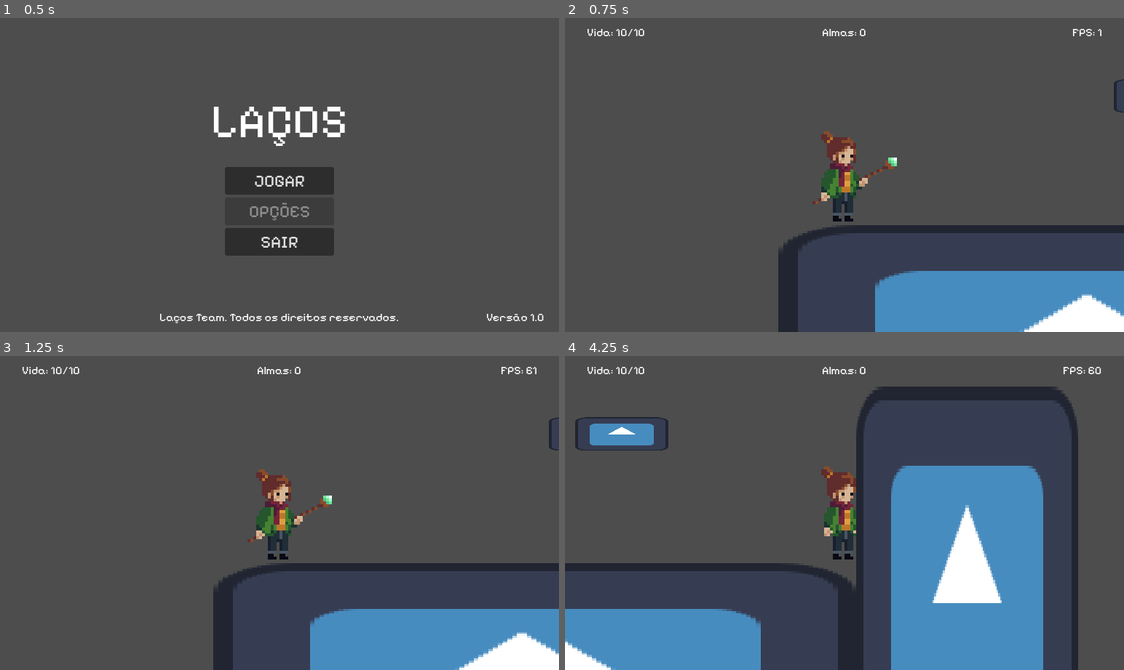
Above: before the commit, frames 1-4 (two rows, left to right).
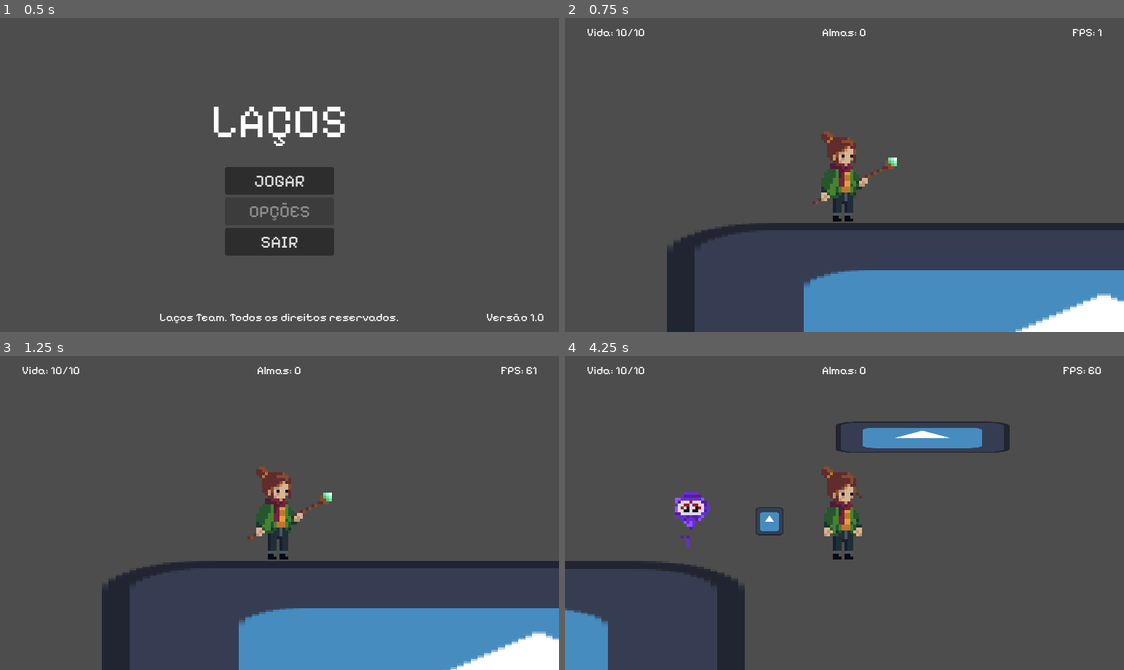
Above: after the commit, the same moments.

Repository: Vinnie-Jung/Lacos
Game: Godot game, scene res://scenes/menu/main_menu.tscn
Same seed, same stepped clock (60 frames per second), same inputs: the game is played once before the commit and once after it. The engine's default icon, where the game draws it, is replaced by a stand-in: a white triangle on a blue panel in a dark square.
Inputs (mouse positions are in pixels of both pictures, inside the frame that each line leads up to):
- Up to frame 1 (0.5 s): no input
- Up to frame 2 (0.75 s): click "JOGAR" at 0.5 s
- Up to frame 3 (1.25 s): no input
- Up to frame 4 (4.25 s): tap Enter at 1.25 s; move the mouse to (967, 497) at 1.27 s; hold Shift (dash, bound only after the commit) 1.28-2.03 s; hold D (move_right) 1.28-2.78 s; click (967, 497) at 1.42 s; tap W (jump) at 1.52, 1.82, 2.27, 2.57, 3.05, 3.6, 3.77, 4.07 s; tap F (dash, bound only before the commit) at 1.55, 2.1 s; move the mouse to (732, 528) at 2.02 s; tap E (invisibility, bound only after the commit) at 2.3 s; move the mouse to (900, 443) at 2.77 s; hold A (move_left) 2.78-3.53 s; hold E (invisibility, bound only after the commit) 2.78-3.53 s; move the mouse to (816, 575) at 3.52 s; hold D (move_right) from 3.53 s (still down); click (816, 575) at 3.67 s; tap Shift (dash, bound only after the commit) at 3.8 s

Frame 1 is identical in both runs. In frame 2, 7.3% of the frame differs, in the area x 18-100%, y 19-100%; in frame 3, 8.1%; in frame 4, 33%, in the area x 0-92%, y 9-100%.

Commit message:
Second enemy working

Diff:
--- a/config/config.gd
+++ b/config/config.gd
@@ -25,7 +25,10 @@
 	config.set_value("keybinding", "melee_attack", "mouse_1")
 	config.set_value("keybinding", "ranged_attack", "mouse_2")
 	config.set_value("keybinding", "skill", "Q")
-	config.set_value("keybinding", "dash", "F")
+	config.set_value("keybinding", "dash", "SHIFT")
+	config.set_value("keybinding", "invisibility", "E")
+
+	#Input.is_key_pressed(KEY)
 
 	# --- Video ---
 	config.set_value("video", "fullscreen", false)
--- a/scenes/chars/chars_src/daughter.gd
+++ b/scenes/chars/chars_src/daughter.gd
@@ -1,9 +1,18 @@
 extends CharacterBody2D
 
+@export var is_inv: bool = false
+
 @onready var timer: Timer = $TakeDamageTimer
-@onready var super_jump_timer: Timer = $SuperPulo
+@onready var super_jump_timer: Timer = $SuperJump
 @onready var animation = $Texture
 @onready var collision_box = $Collision
+@onready var invisibility_cooldown = $InvisibilityCooldown
+@onready var invisibility_timer = $InvisibilityDuration
+@onready var shield_cooldown = $ShieldCooldown
+@onready var shield_duration = $ShieldDuration
+
+var can_shield = true
+var can_use_skill = true
 
 # World
 var gravity = 1500#ProjectSettings.get_setting("physics/2d/default_gravity")
@@ -20,13 +29,14 @@
 var jump_force = 0
 var is_jumping: bool = false
 
+var can_hide = true
+
 func _ready() -> void:
 	PlayerAttrib.set_max_health(max_health)
 	PlayerAttrib.set_health(current_health)
 
 func _physics_process(delta: float) -> void:
 	_move(delta)
-	print(is_on_floor())
 	self.velocity.y += gravity * delta
 
 func _move(delta: float) -> void:
@@ -78,7 +88,11 @@
 	can_super_jump = true
 
 func take_damage(dmg: int) -> void:
-	if (!get_child(-1).name == "shield"):
+	var aux
+	for child in self.get_children():
+		if (child.name == "ShieldGenerated"):
+			aux = child
+	if (aux == null):
 		current_health -= dmg
 		PlayerAttrib.set_health(current_health)
 		self.modulate = Color(1, 0, 0)
@@ -99,7 +113,7 @@
 	var shild = ColorRect.new()
 	self.add_child(shild)
 	shild.custom_minimum_size = Vector2(100,100)
-	shild.name = "shield"
+	shild.name = "ShieldGenerated"
 	shild.position = Vector2(-55,0)
 
 	shild.color = Color(0,0,1, 0)
@@ -110,14 +124,25 @@
 
 func _input(event):
 	if event is InputEventKey:
-		if (Input.is_key_pressed(KEY_Q)):
+		if (Input.is_key_pressed(KEY_Q) && can_shield && can_use_skill):
+			can_use_skill = false
 			shield_skill()
-			var shield = $Shield
-			shield.start()
+			shield_duration.start()
 
+		if (event.is_action_pressed("invisibility") && can_hide && can_use_skill):
+			can_use_skill = false
+			invisibility()
+			invisibility_timer.start()
+
+# Duration
 func _on_shield_timeout():
-	destroy_shield(get_parent().get_child(-1))
+	can_shield = false
+	for child in self.get_children():
+		if (child.name == "ShieldGenerated"):
+			destroy_shield(child)
 	self.modulate = Color(1, 1, 1)
+	shield_cooldown.start()
+	can_use_skill = true
 
 func _animation(anim_name: String) -> void:
 	animation.play(anim_name)
@@ -127,3 +152,24 @@
 		animation.position.y = -3
 	else:
 		animation.position.y = 0
+
+
+func invisibility():
+	is_inv = true
+	can_hide = false
+	self.modulate = Color(1, 1, 1, 0.4)
+
+
+func _on_invisibility_duration_timeout():
+	is_inv = false
+	self.modulate = Color(1, 1, 1, 1)
+	invisibility_cooldown.start()
+	can_use_skill = true
+
+
+func _on_invisibility_cooldown_timeout():
+	can_hide = true
+
+
+func _on_shield_cooldown_timeout():
+	can_shield = true
--- a/scenes/chars/chars_src/mother.gd
+++ b/scenes/chars/chars_src/mother.gd
@@ -10,6 +10,7 @@
 @onready var spear_attack_area = $SpearAttackBox/Area
 @onready var hit_timer: Timer = $TakeDamageTimer
 @onready var ghost_timer: Timer = $DashGhost
+@onready var dash_cooldown = $DashCooldown
 
 
 # Preloads
@@ -35,7 +36,8 @@
 
 
 var walk_dir
-const DASH_SPEED: int = 10000
+const DASH_SPEED: float = 100000
+var is_dashing: bool = false
 var delta_time
 var can_dash = true
 
@@ -70,7 +72,9 @@
 			_ranged_attack(attack_dir)
 
 	if (event.is_action_pressed("dash") && can_dash):
-		dash()
+		is_dashing = true
+		can_dash = false
+		dash_cooldown.start()
 
 func _physics_process(delta: float) -> void:
 	_move(delta)
@@ -81,7 +85,11 @@
 	var direction: float = Input.get_axis("move_left", "move_right")
 	walk_dir = direction
 	delta_time = delta
-	self.velocity.x = direction * (SPEED * delta)
+
+	if (is_dashing):
+		self.velocity.x = direction * (DASH_SPEED * delta)
+	else:
+		self.velocity.x = direction * (SPEED * delta)
 
 	# Controls the animation
 	if (direction != 0 && !is_jumping && !is_attacking):
@@ -180,25 +188,7 @@
 func _on_projectile_cooldown_timeout() -> void:
 	can_attack_ranged = true
 
-# (TODO) Implements ghost to dash
-func add_ghost() -> void:
-	var ghost = ghost_node
-	ghost.set_property(self.position, animation.scale)
-	get_tree().current_scene.add_child(ghost)
-
-
-func _on_dash_ghost_timeout():
-	add_ghost()
-
-func dash():
-	can_dash = false
-	print("is dashing")
-	var dash_cooldown = $DashCooldown
-	self.position.x += walk_dir * (DASH_SPEED * delta_time)
-	dash_cooldown.start()
-	move_and_slide()
-
 
 func _on_dash_cooldown_timeout():
 	can_dash = true
-	self.velocity.x = walk_dir * (SPEED * delta_time)
+	is_dashing = false
--- a/scenes/chars/daughter.tscn
+++ b/scenes/chars/daughter.tscn
@@ -187,14 +187,27 @@
 wait_time = 0.1
 one_shot = true
 
-[node name="SuperPulo" type="Timer" parent="."]
+[node name="SuperJump" type="Timer" parent="."]
 wait_time = 3.0
 one_shot = true
 
-[node name="Shield" type="Timer" parent="."]
+[node name="ShieldCooldown" type="Timer" parent="."]
+wait_time = 5.0
+
+[node name="ShieldDuration" type="Timer" parent="."]
 wait_time = 3.0
 one_shot = true
 
+[node name="InvisibilityCooldown" type="Timer" parent="."]
+wait_time = 10.0
+
+[node name="InvisibilityDuration" type="Timer" parent="."]
+wait_time = 4.0
+one_shot = true
+
 [connection signal="timeout" from="TakeDamageTimer" to="." method="_on_timer_timeout"]
-[connection signal="timeout" from="SuperPulo" to="." method="_on_super_jump_timeout"]
-[connection signal="timeout" from="Shield" to="." method="_on_shield_timeout"]
+[connection signal="timeout" from="SuperJump" to="." method="_on_super_jump_timeout"]
+[connection signal="timeout" from="ShieldCooldown" to="." method="_on_shield_cooldown_timeout"]
+[connection signal="timeout" from="ShieldDuration" to="." method="_on_shield_timeout"]
+[connection signal="timeout" from="InvisibilityCooldown" to="." method="_on_invisibility_cooldown_timeout"]
+[connection signal="timeout" from="InvisibilityDuration" to="." method="_on_invisibility_duration_timeout"]
--- a/scenes/chars/monsters/enemy_1.tscn
+++ b/scenes/chars/monsters/enemy_1.tscn
@@ -2,7 +2,7 @@
 
 [ext_resource type="Script" path="res://scenes/chars/monsters/monster_src/enemy1.gd" id="1_jfjr8"]
 [ext_resource type="Texture2D" uid="uid://b65wffhttmf6c" path="res://resources/assets/spr/enemy1/enemy_walk_melee.png" id="2_4fdwm"]
-[ext_resource type="Script" path="res://scenes/chars/monsters/enemy_hud.gd" id="3_4xqj2"]
+[ext_resource type="PackedScene" uid="uid://qyeunann8akq" path="res://scenes/ui/enemy_hud.tscn" id="3_yk4pu"]
 
 [sub_resource type="AtlasTexture" id="AtlasTexture_qhf08"]
 atlas = ExtResource("2_4fdwm")
@@ -152,29 +152,7 @@
 wait_time = 0.1
 one_shot = true
 
-[node name="EnemyHUD" type="Control" parent="."]
-layout_mode = 3
-anchors_preset = 0
-offset_right = 40.0
-offset_bottom = 40.0
-script = ExtResource("3_4xqj2")
-
-[node name="LifeBar" type="ProgressBar" parent="EnemyHUD"]
-layout_mode = 1
-anchors_preset = -1
-anchor_left = -0.075
-anchor_top = -1.3375
-anchor_right = 0.075
-anchor_bottom = -1.3375
-offset_left = -13.0
-offset_top = -3.5
-offset_right = 13.0
-offset_bottom = 3.5
-grow_horizontal = 2
-grow_vertical = 2
-value = 100.0
-show_percentage = false
-metadata/_edit_use_anchors_ = true
+[node name="EnemyHUD" parent="." instance=ExtResource("3_yk4pu")]
 
 [node name="LeftTerrainDetector" type="RayCast2D" parent="."]
 position = Vector2(-20, 0)
--- /dev/null
+++ b/scenes/chars/monsters/enemy_2.tscn
@@ -0,0 +1,160 @@
+[gd_scene load_steps=22 format=3 uid="uid://dcd8ivdvs11ry"]
+
+[ext_resource type="Script" path="res://scenes/chars/monsters/monster_src/enemy2.gd" id="1_e85dd"]
+[ext_resource type="Texture2D" uid="uid://cht1b3lwopwtw" path="res://resources/assets/spr/enemy2/enemy2.png" id="2_c0ahg"]
+[ext_resource type="PackedScene" uid="uid://qyeunann8akq" path="res://scenes/ui/enemy_hud.tscn" id="3_kqfc5"]
+
+[sub_resource type="AtlasTexture" id="AtlasTexture_ebsy6"]
+atlas = ExtResource("2_c0ahg")
+region = Rect2(0, 0, 21, 30)
+
+[sub_resource type="AtlasTexture" id="AtlasTexture_ankmu"]
+atlas = ExtResource("2_c0ahg")
+region = Rect2(21, 0, 21, 30)
+
+[sub_resource type="AtlasTexture" id="AtlasTexture_e81uw"]
+atlas = ExtResource("2_c0ahg")
+region = Rect2(42, 0, 21, 30)
+
+[sub_resource type="AtlasTexture" id="AtlasTexture_87bap"]
+atlas = ExtResource("2_c0ahg")
+region = Rect2(63, 0, 21, 30)
+
+[sub_resource type="AtlasTexture" id="AtlasTexture_ol4jt"]
+atlas = ExtResource("2_c0ahg")
+region = Rect2(84, 0, 21, 30)
+
+[sub_resource type="AtlasTexture" id="AtlasTexture_657la"]
+atlas = ExtResource("2_c0ahg")
+region = Rect2(105, 0, 21, 30)
+
+[sub_resource type="AtlasTexture" id="AtlasTexture_2hegj"]
+atlas = ExtResource("2_c0ahg")
+region = Rect2(126, 0, 21, 30)
+
+[sub_resource type="AtlasTexture" id="AtlasTexture_aleaa"]
+atlas = ExtResource("2_c0ahg")
+region = Rect2(147, 0, 21, 30)
+
+[sub_resource type="AtlasTexture" id="AtlasTexture_463wo"]
+atlas = ExtResource("2_c0ahg")
+region = Rect2(168, 0, 21, 30)
+
+[sub_resource type="AtlasTexture" id="AtlasTexture_scnit"]
+atlas = ExtResource("2_c0ahg")
+region = Rect2(189, 0, 21, 30)
+
+[sub_resource type="AtlasTexture" id="AtlasTexture_klrkn"]
+atlas = ExtResource("2_c0ahg")
+region = Rect2(210, 0, 21, 30)
+
+[sub_resource type="AtlasTexture" id="AtlasTexture_sswly"]
+atlas = ExtResource("2_c0ahg")
+region = Rect2(231, 0, 21, 30)
+
+[sub_resource type="AtlasTexture" id="AtlasTexture_ubkpn"]
+atlas = ExtResource("2_c0ahg")
+region = Rect2(252, 0, 21, 30)
+
+[sub_resource type="AtlasTexture" id="AtlasTexture_g63pv"]
+atlas = ExtResource("2_c0ahg")
+region = Rect2(273, 0, 21, 30)
+
+[sub_resource type="SpriteFrames" id="SpriteFrames_05xpx"]
+animations = [{
+"frames": [{
+"duration": 1.0,
+"texture": SubResource("AtlasTexture_ebsy6")
+}, {
+"duration": 1.0,
+"texture": SubResource("AtlasTexture_ankmu")
+}, {
+"duration": 1.0,
+"texture": SubResource("AtlasTexture_e81uw")
+}, {
+"duration": 1.0,
+"texture": SubResource("AtlasTexture_87bap")
+}, {
+"duration": 1.0,
+"texture": SubResource("AtlasTexture_ol4jt")
+}, {
+"duration": 1.0,
+"texture": SubResource("AtlasTexture_657la")
+}, {
+"duration": 1.0,
+"texture": SubResource("AtlasTexture_2hegj")
+}, {
+"duration": 1.0,
+"texture": SubResource("AtlasTexture_aleaa")
+}, {
+"duration": 1.0,
+"texture": SubResource("AtlasTexture_463wo")
+}, {
+"duration": 1.0,
+"texture": SubResource("AtlasTexture_scnit")
+}, {
+"duration": 1.0,
+"texture": SubResource("AtlasTexture_klrkn")
+}, {
+"duration": 1.0,
+"texture": SubResource("AtlasTexture_sswly")
+}, {
+"duration": 1.0,
+"texture": SubResource("AtlasTexture_ubkpn")
+}, {
+"duration": 1.0,
+"texture": SubResource("AtlasTexture_g63pv")
+}],
+"loop": true,
+"name": &"idle",
+"speed": 8.0
+}]
+
+[sub_resource type="CapsuleShape2D" id="CapsuleShape2D_g5nwd"]
+radius = 7.0
+height = 26.0
+
+[sub_resource type="RectangleShape2D" id="RectangleShape2D_3brlr"]
+size = Vector2(1191.5, 348.5)
+
+[sub_resource type="CircleShape2D" id="CircleShape2D_sro1a"]
+radius = 364.157
+
+[node name="Enemy2" type="CharacterBody2D" groups=["enemies"]]
+script = ExtResource("1_e85dd")
+
+[node name="Texture" type="AnimatedSprite2D" parent="."]
+scale = Vector2(4, 4)
+sprite_frames = SubResource("SpriteFrames_05xpx")
+animation = &"idle"
+frame_progress = 0.269935
+
+[node name="CollisionShape2D" type="CollisionShape2D" parent="."]
+position = Vector2(0, 1)
+scale = Vector2(4, 4)
+shape = SubResource("CapsuleShape2D_g5nwd")
+
+[node name="HitTimer" type="Timer" parent="."]
+wait_time = 0.1
+
+[node name="EnemyHUD" parent="." instance=ExtResource("3_kqfc5")]
+
+[node name="Radar" type="Area2D" parent="."]
+
+[node name="Area" type="CollisionShape2D" parent="Radar"]
+shape = SubResource("RectangleShape2D_3brlr")
+
+[node name="Range" type="Area2D" parent="."]
+
+[node name="Area" type="CollisionShape2D" parent="Range"]
+shape = SubResource("CircleShape2D_sro1a")
+
+[node name="AttackCooldown" type="Timer" parent="."]
+wait_time = 2.0
+
+[connection signal="timeout" from="HitTimer" to="." method="_on_hit_timer_timeout"]
+[connection signal="body_entered" from="Radar" to="." method="_on_radar_body_entered"]
+[connection signal="body_exited" from="Radar" to="." method="_on_radar_body_exited"]
+[connection signal="body_entered" from="Range" to="." method="_on_range_body_entered"]
+[connection signal="body_exited" from="Range" to="." method="_on_range_body_exited"]
+[connection signal="timeout" from="AttackCooldown" to="." method="_on_attack_cooldown_timeout"]
--- a/scenes/chars/monsters/monster_src/enemy1.gd
+++ b/scenes/chars/monsters/monster_src/enemy1.gd
@@ -7,6 +7,7 @@
 @onready var hit_timer: Timer = $HitTimer
 @onready var terrain_left = $LeftTerrainDetector
 @onready var terrain_right = $RightTerrainDetector
+@onready var radar = $Radar
 
 # World
 @onready var gravity = ProjectSettings.get_setting("physics/2d/default_gravity")
@@ -43,6 +44,14 @@
 			if (dir.x > 0):
 				_movement(delta)
 
+	var bodies_in_radar = radar.get_overlapping_bodies()
+
+	for body in bodies_in_radar:
+		if (body.name == "Daughter" && !body.is_inv):
+			target = body
+
+		if (body.name == "Daughter" && body.is_inv):
+			target = null
 
 	# Gravity
 	self.velocity.y += gravity * delta if (!is_on_floor()) else 0
@@ -80,6 +89,9 @@
 	if (body.name == "Mother" || body.name == "Daughter"):
 		target = body
 
+		if (body.name == "Daughter" && body.is_inv):
+			target = null
+
 func _on_radar_body_exited(body) -> void:
 	if (body.name == "Mother" || body.name == "Daughter"):
 		target = null
--- /dev/null
+++ b/scenes/chars/monsters/monster_src/enemy2.gd
@@ -0,0 +1,97 @@
+extends CharacterBody2D
+@onready var hit_timer: Timer = $HitTimer
+
+const SOUL_DROP: int = 1
+const DAMAGE: int = 4
+const MAX_HEALTH: int = 5
+const SPEED = 10000
+@onready var current_health: int = MAX_HEALTH
+
+@onready var attack_range = $Range
+@onready var attack_cooldown = $AttackCooldown
+@onready var animation = $Texture
+
+@export var max_health = MAX_HEALTH
+
+var target = null
+var can_attack = true
+var bodies_in_radar
+var not_in_range = true
+
+func _ready():
+	animation.play("idle")
+
+func _physics_process(delta) -> void:
+	bodies_in_radar = attack_range.get_overlapping_bodies()
+	for body in bodies_in_radar:
+		if (body is CharacterBody2D && body == target && can_attack):
+			if (body.name == "Daughter" && !body.is_inv || body.name == "Mother"):
+				can_attack = false
+				_attack()
+				attack_cooldown.start()
+
+	if (target != null):
+		_movement(delta)
+
+func _movement(delta: float) -> void:
+	if (target is CharacterBody2D && not_in_range):
+		var dir = (target.global_position - self.global_position).normalized()
+		self.velocity.x = (SPEED * delta) * dir.x
+		move_and_slide()
+
+		if (dir.x < 0):
+			animation.flip_h = true
+		else:
+			animation.flip_h = false
+
+func take_damage(dmg: int) -> void:
+	current_health -= dmg
+	self.modulate = Color(1, 0, 0)
+	hit_timer.start()
+
+	if (current_health <= 0):
+		call_deferred("_die")
+
+func _die() -> void:
+	Soulhandler.drop_soul(self, SOUL_DROP)
+	self.queue_free()
+
+
+func _on_hit_timer_timeout():
+	self.modulate = Color(1,1,1)
+
+
+func _on_radar_body_entered(body) -> void:
+	if (body.name == "Mother" || body.name == "Daughter"):
+		target = body
+
+		if (body.name == "Daughter" && body.is_inv):
+			target = null
+
+func _on_radar_body_exited(body) -> void:
+	if (body.name == "Mother" || body.name == "Daughter"):
+		target = null
+
+func _attack() -> void:
+	var dir = self.global_position - target.global_position
+	print(dir)
+	var new_proj = preload("res://scenes/extras/projectiles/enemy_projectile.tscn").instantiate()
+
+	get_parent().add_child(new_proj)
+
+	new_proj.position = self.position
+	new_proj.direction.x = -dir.x
+	new_proj.scale = Vector2(0.3, 0.3)
+	new_proj.damage = DAMAGE
+
+
+func _on_attack_cooldown_timeout():
+	can_attack = true
+
+
+func _on_range_body_entered(body):
+	not_in_range = false
+
+
+func _on_range_body_exited(body):
+	not_in_range = true
--- a/scenes/chars/mother.tscn
+++ b/scenes/chars/mother.tscn
@@ -231,10 +231,6 @@
 
 [node name="Camera" type="Camera2D" parent="."]
 
-[node name="TakeDamageTimer" type="Timer" parent="."]
-wait_time = 0.1
-one_shot = true
-
 [node name="RockAttackBox" type="Area2D" parent="."]
 
 [node name="Area" type="CollisionShape2D" parent="RockAttackBox"]
@@ -254,6 +250,10 @@
 [node name="AttackTimer" type="Timer" parent="SpearAttackBox"]
 wait_time = 0.2
 
+[node name="TakeDamageTimer" type="Timer" parent="."]
+wait_time = 0.1
+one_shot = true
+
 [node name="ProjectileCooldown" type="Timer" parent="."]
 one_shot = true
 
@@ -262,11 +262,12 @@
 one_shot = true
 
 [node name="DashCooldown" type="Timer" parent="."]
-one_shot = true
-
-[connection signal="timeout" from="TakeDamageTimer" to="." method="_on_timer_timeout"]
+wait_time = 0.2
+one_shot = true
+
 [connection signal="body_entered" from="SpearAttackBox" to="." method="_on_attack_box_body_entered"]
 [connection signal="timeout" from="SpearAttackBox/AttackTimer" to="." method="_on_attack_timer_timeout"]
+[connection signal="timeout" from="TakeDamageTimer" to="." method="_on_timer_timeout"]
 [connection signal="timeout" from="ProjectileCooldown" to="." method="_on_projectile_cooldown_timeout"]
 [connection signal="timeout" from="DashGhost" to="." method="_on_dash_ghost_timeout"]
 [connection signal="timeout" from="DashCooldown" to="." method="_on_dash_cooldown_timeout"]
--- /dev/null
+++ b/scenes/extras/projectiles/enemy_proj.gd
@@ -0,0 +1,21 @@
+extends Area2D
+
+@export var direction: Vector2 = Vector2.ZERO
+@export var damage: int = 0
+
+const PROJECTILE_SPEED: int = 500
+
+func _physics_process(delta: float) -> void:
+	if (direction.x <0):
+		direction.x = -1
+	else:
+		direction.x = 1
+
+	self.position.x += direction.x * (PROJECTILE_SPEED * delta)
+
+
+func _on_body_entered(body):
+	# When hit player
+	if (body.name == "Mother" || body.name == "Daughter"):
+		body.take_damage(damage)
+		self.queue_free()
--- /dev/null
+++ b/scenes/extras/projectiles/enemy_projectile.tscn
@@ -0,0 +1,19 @@
+[gd_scene load_steps=4 format=3 uid="uid://djjcapglhbnow"]
+
+[ext_resource type="Script" path="res://scenes/extras/projectiles/enemy_proj.gd" id="1_fvcyx"]
+[ext_resource type="Texture2D" uid="uid://bn8fx8biwoxgw" path="res://icon.svg" id="2_v8gik"]
+
+[sub_resource type="CircleShape2D" id="CircleShape2D_3s56b"]
+radius = 63.1981
+
+[node name="EnemyProjectile" type="Area2D"]
+scale = Vector2(0.1, 0.1)
+script = ExtResource("1_fvcyx")
+
+[node name="Sprite2D" type="Sprite2D" parent="."]
+texture = ExtResource("2_v8gik")
+
+[node name="Collision" type="CollisionShape2D" parent="."]
+shape = SubResource("CircleShape2D_3s56b")
+
+[connection signal="body_entered" from="." to="." method="_on_body_entered"]
--- a/scenes/levels/daugher_scene_prot.tscn
+++ b/scenes/levels/daugher_scene_prot.tscn
@@ -1,9 +1,10 @@
-[gd_scene load_steps=11 format=3 uid="uid://mnnmv6yn20qn"]
+[gd_scene load_steps=12 format=3 uid="uid://mnnmv6yn20qn"]
 
 [ext_resource type="Texture2D" uid="uid://bn8fx8biwoxgw" path="res://icon.svg" id="1_5ifov"]
 [ext_resource type="PackedScene" uid="uid://qogbmhrthkjq" path="res://scenes/chars/daughter.tscn" id="1_xvgpf"]
 [ext_resource type="PackedScene" uid="uid://bs8tpnstpbbc1" path="res://scenes/ui/hud.tscn" id="3_2xa52"]
 [ext_resource type="PackedScene" uid="uid://cp2g3y2snyors" path="res://scenes/chars/monsters/enemy_1.tscn" id="4_qmbyd"]
+[ext_resource type="PackedScene" uid="uid://dcd8ivdvs11ry" path="res://scenes/chars/monsters/enemy_2.tscn" id="5_3yjcw"]
 
 [sub_resource type="RectangleShape2D" id="RectangleShape2D_qxatg"]
 size = Vector2(8447.25, 1754)
@@ -26,7 +27,7 @@
 [node name="DaugherSceneProt" type="Node"]
 
 [node name="Daughter" parent="." instance=ExtResource("1_xvgpf")]
-position = Vector2(-4541, 754)
+position = Vector2(-1639, 725)
 
 [node name="StaticBody2D" type="StaticBody2D" parent="."]
 
@@ -65,13 +66,16 @@
 shape = SubResource("RectangleShape2D_0y2js")
 
 [node name="Enemy1" parent="." instance=ExtResource("4_qmbyd")]
-position = Vector2(-2655, 735)
+position = Vector2(-2655, 772)
 
 [node name="Enemy2" parent="." instance=ExtResource("4_qmbyd")]
-position = Vector2(-825, 752)
+position = Vector2(-821, 771)
 
 [node name="Enemy3" parent="." instance=ExtResource("4_qmbyd")]
-position = Vector2(1318, 749)
+position = Vector2(1318, 765)
+
+[node name="Enemy2" parent="Enemy3" instance=ExtResource("5_3yjcw")]
+position = Vector2(-985, 8)
 
 [node name="StaticBody2D11" type="StaticBody2D" parent="."]
 position = Vector2(-4792, 859)
--- a/scenes/levels/mother_scene_prot.tscn
+++ b/scenes/levels/mother_scene_prot.tscn
@@ -1,10 +1,11 @@
-[gd_scene load_steps=17 format=3 uid="uid://cw826tn4c1ff0"]
+[gd_scene load_steps=18 format=3 uid="uid://cw826tn4c1ff0"]
 
 [ext_resource type="PackedScene" uid="uid://dnsptyp0ysmjh" path="res://scenes/chars/mother.tscn" id="1_nyxn6"]
-[ext_resource type="Texture2D" uid="uid://07t1gkmqppot" path="res://icon.svg" id="2_vl1sl"]
+[ext_resource type="Texture2D" uid="uid://bn8fx8biwoxgw" path="res://icon.svg" id="2_vl1sl"]
 [ext_resource type="PackedScene" uid="uid://bs8tpnstpbbc1" path="res://scenes/ui/hud.tscn" id="3_y8b41"]
 [ext_resource type="PackedScene" uid="uid://cp2g3y2snyors" path="res://scenes/chars/monsters/enemy_1.tscn" id="4_3qi82"]
 [ext_resource type="Script" path="res://scenes/levels/delete.gd" id="6_bchn7"]
+[ext_resource type="PackedScene" uid="uid://dcd8ivdvs11ry" path="res://scenes/chars/monsters/enemy_2.tscn" id="6_k1obm"]
 
 [sub_resource type="RectangleShape2D" id="RectangleShape2D_1pjjk"]
 size = Vector2(845, 333)
@@ -42,7 +43,7 @@
 [node name="MotherSceneProt" type="Node"]
 
 [node name="Mother" parent="." instance=ExtResource("1_nyxn6")]
-position = Vector2(-42, -131)
+position = Vector2(3659, -143)
 
 [node name="StaticBody2D" type="StaticBody2D" parent="."]
 
@@ -229,4 +230,7 @@
 position = Vector2(3723.5, -34)
 shape = SubResource("RectangleShape2D_41foe")
 
+[node name="Enemy2" parent="." instance=ExtResource("6_k1obm")]
+position = Vector2(4551, -108)
+
 [connection signal="body_entered" from="delete" to="delete" method="_on_body_entered"]
--- /dev/null
+++ b/scenes/ui/enemy_hud.tscn
@@ -0,0 +1,27 @@
+[gd_scene load_steps=2 format=3 uid="uid://qyeunann8akq"]
+
+[ext_resource type="Script" path="res://scenes/chars/monsters/enemy_hud.gd" id="1_q5nly"]
+
+[node name="EnemyHUD" type="Control"]
+layout_mode = 3
+anchors_preset = 0
+offset_right = 40.0
+offset_bottom = 40.0
+script = ExtResource("1_q5nly")
+
+[node name="LifeBar" type="ProgressBar" parent="."]
+layout_mode = 1
+anchors_preset = -1
+anchor_left = -0.075
+anchor_top = -1.3375
+anchor_right = 0.075
+anchor_bottom = -1.3375
+offset_left = -13.0
+offset_top = -3.5
+offset_right = 13.0
+offset_bottom = 3.5
+grow_horizontal = 2
+grow_vertical = 2
+value = 100.0
+show_percentage = false
+metadata/_edit_use_anchors_ = true
Binary file added: resources/assets/spr/enemy2/enemy2.png
